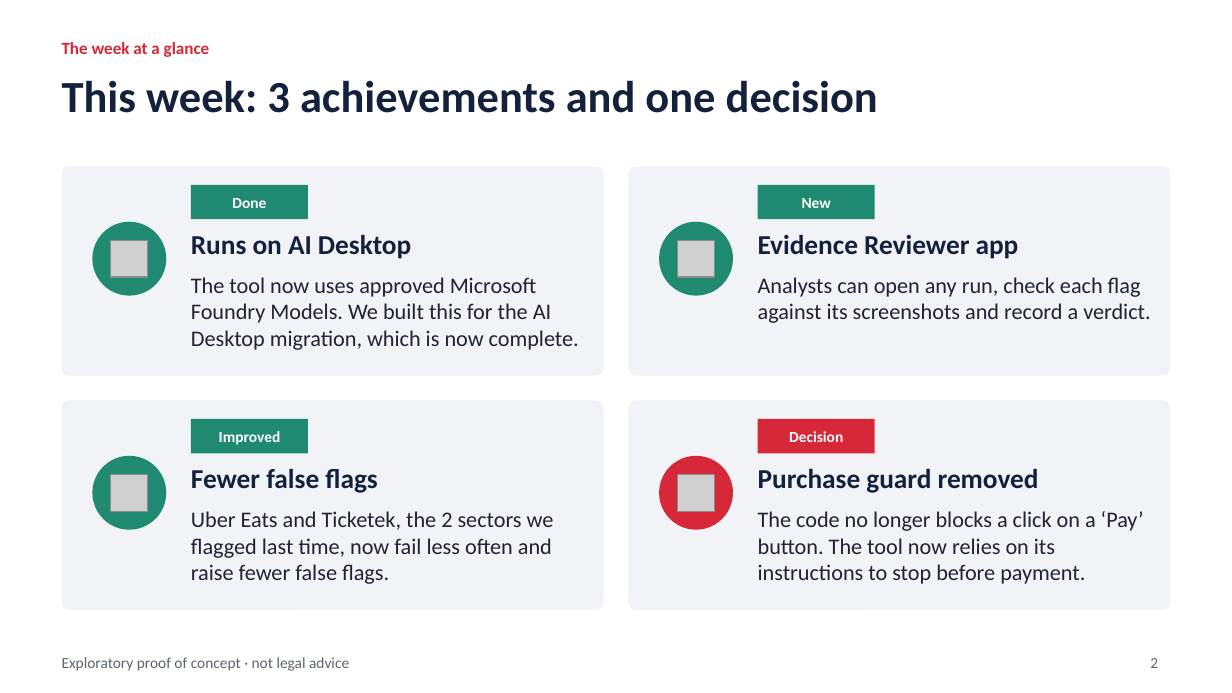
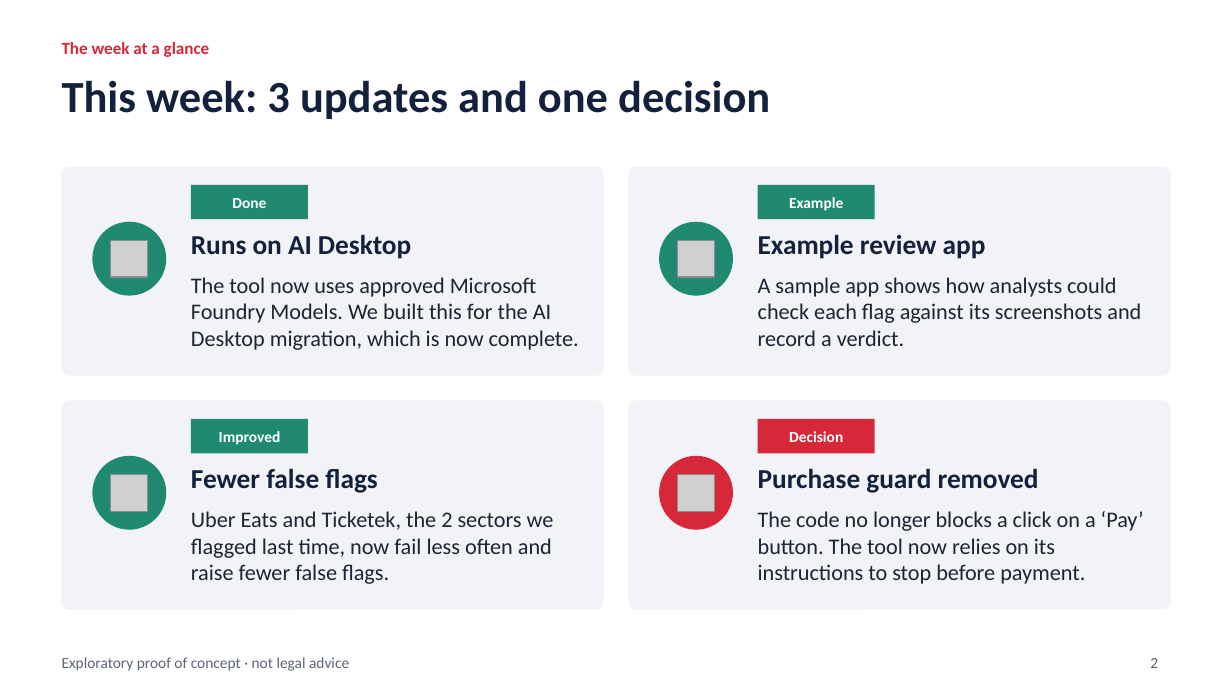
Before and after one commit to roflov2/browser-automation, a slide deck: slide 2 of docs/Drip_Pricing_PoC_update_2026-11-24.pptx. Drawn at 1232x693 pixels with LibreOffice and Linux fonts; fonts in the diff are those of the drawing; grey boxes stand for pictures. Boxes give left, top, right and bottom in pixels: in the first picture for what was removed or moved away, otherwise in the second. Text is boxed around its words. In the diff, an @@ line names an element or a change of style, - is before the commit and + after.

```diff
--- a/docs/Drip_Pricing_PoC_update_2026-11-24.pptx
+++ b/docs/Drip_Pricing_PoC_update_2026-11-24.pptx
@@ title at (x1=62, y1=80, x2=770, y2=119): text changed @@
-This week: 3 achievements and one decision
+This week: 3 updates and one decision
@@ text in rectangle at (x1=789, y1=197, x2=843, y2=211): text changed @@
-New
+Example
@@ text at (x1=758, y1=234, x2=986, y2=259): text changed @@
-Evidence Reviewer app
+Example review app
@@ text at (x1=758, y1=277, x2=1141, y2=346): text changed @@
-Analysts can open any run, check each flag against its screenshots and record a verdict.
+A sample app shows how analysts could check each flag against its screenshots and record a verdict.
```
Also in this commit, not shown: 2 other slides changed.
